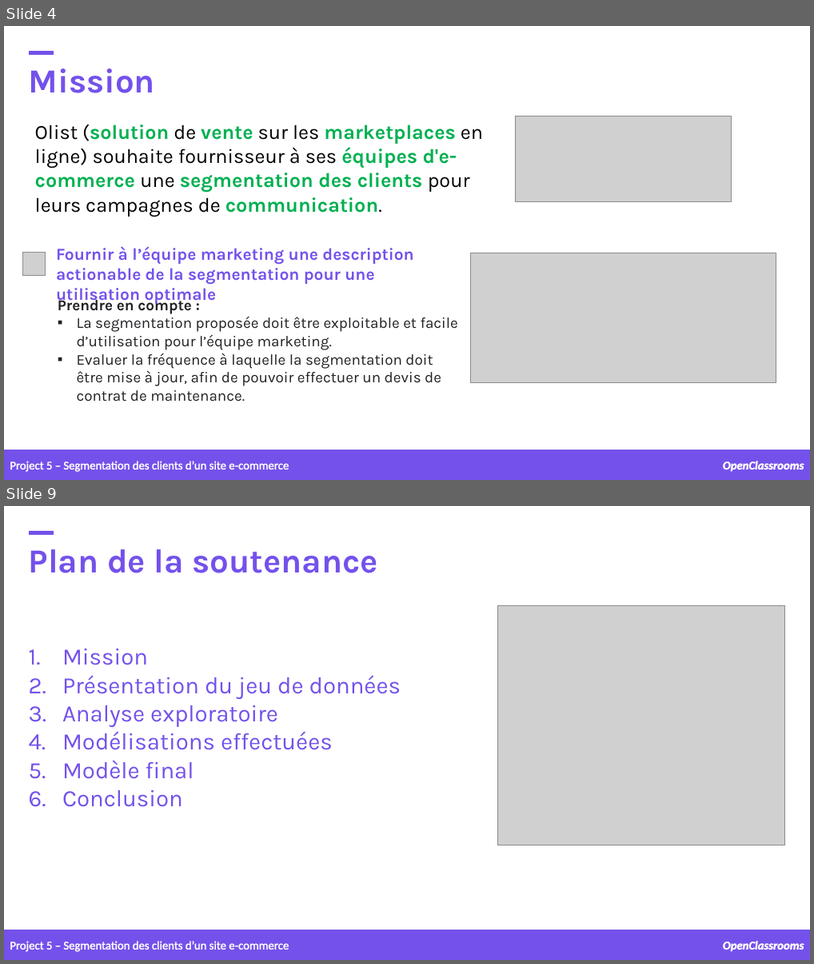
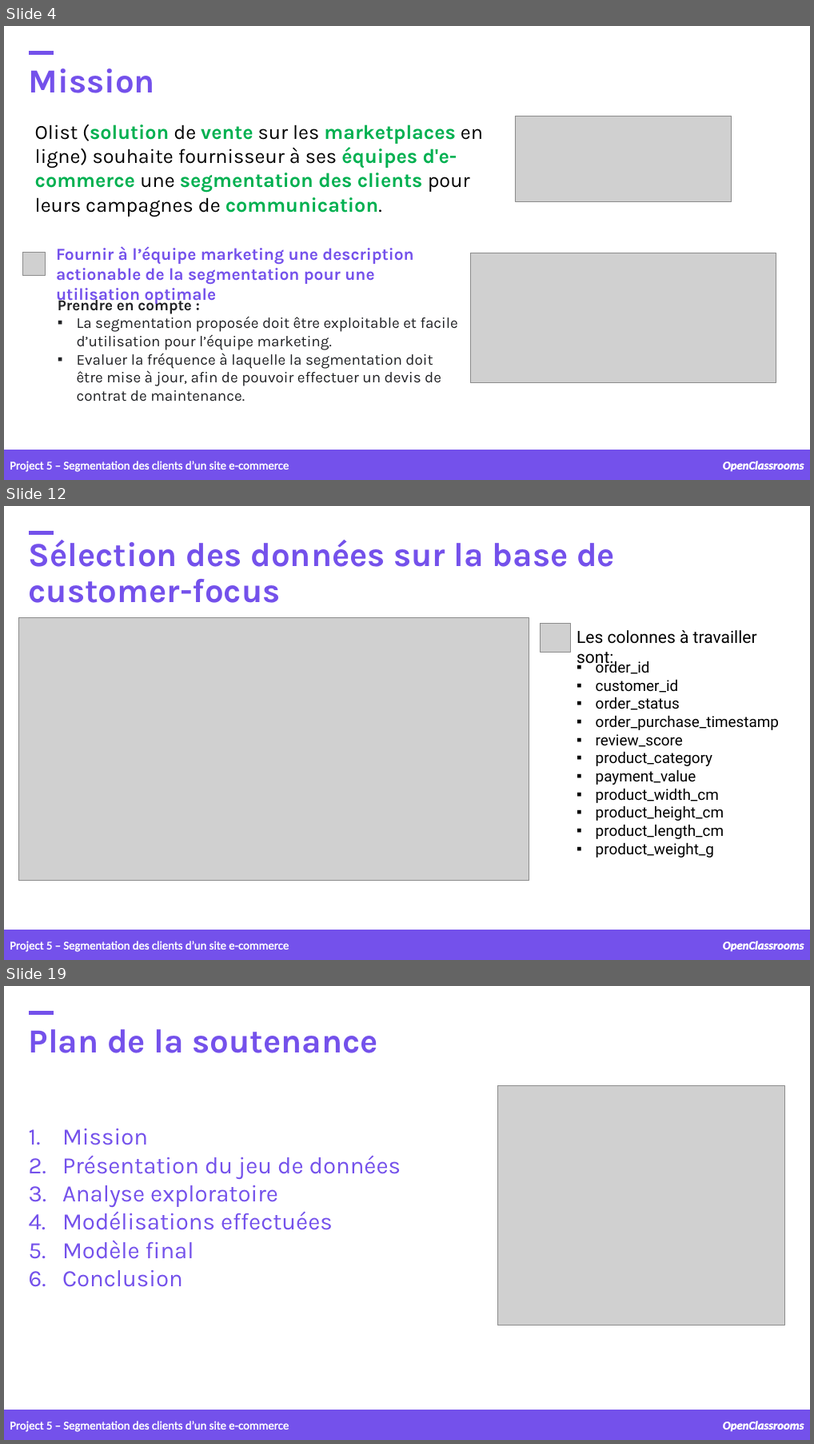
Before and after one commit to samirhinojosa/OC-P5-segment-customers-of-website, a slide deck: supports/P5_presentation v1.pptx. Shown one above the other, each under a label of ours: slides 4 and 9 before the commit, slides 4, 12 and 19 after it; the slides between them are not shown. The pictures are 814x964 and 814x1444 pixels, drawn with LibreOffice and Linux fonts; fonts in the diff are those of the drawing; grey boxes stand for pictures; background and template pictures are left out. Boxes give left, top, right and bottom in pixels: in the first picture for what was removed or moved away, otherwise in the second. Text is boxed around its words. In the diff, an @@ line names an element or a change of style, - is before the commit and + after.

```diff
--- a/supports/P5_presentation v1.pptx
+++ b/supports/P5_presentation v1.pptx
@@ slide 12 added at bbox=[4, 506, 810, 960], background picture (left out) @@
@@ rectangle added at bbox=[29, 531, 53, 535], fill #7451EB, outline #7451EB 1 pt @@
@@ text added at bbox=[29, 540, 615, 603], 40 pt, text #7451EB, bold @@
+Sélection des données sur la base de
+customer-focus
@@ picture added at bbox=[18, 618, 529, 880] @@
@@ picture added at bbox=[541, 624, 571, 652] @@
@@ text added at bbox=[577, 630, 758, 668], 20 pt, text #000000 @@
+Les colonnes à travailler sont:
@@ text added at bbox=[596, 659, 779, 857], 18 pt, text #000000 @@
+▪ order_id
+▪ customer_id
+▪ order_status
+▪ order_purchase_timestamp
+▪ review_score
+▪ product_category
+▪ payment_value
+▪ product_width_cm
+▪ product_height_cm
+▪ product_length_cm
+▪ product_weight_g
@@ rectangle added at bbox=[4, 929, 810, 960], fill #7451EB, outline #7451EB 1 pt @@
@@ text added at bbox=[10, 940, 289, 952], 14 pt, text #FFFFFF @@
+Project 5 – Segmentation des clients d’un site e-commerce
@@ text added at bbox=[723, 940, 805, 951], 14 pt, text #FFFFFF, bold, italic @@
+OpenClassrooms
@@ what was slide 9 is now slide 19 @@
```
Also in this commit, not shown: 1 slide changed, 9 other slides added, 2 other files.
